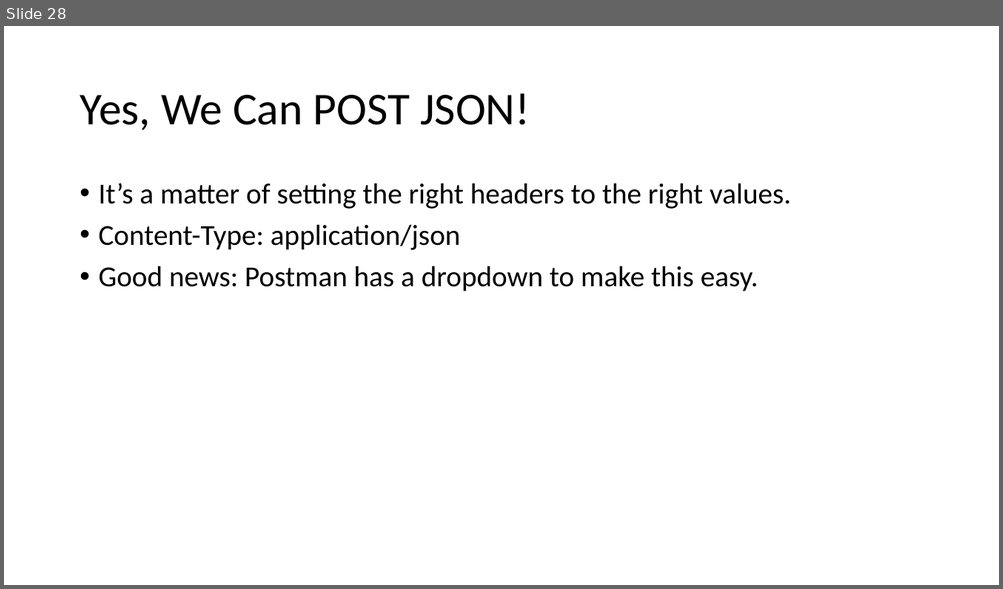
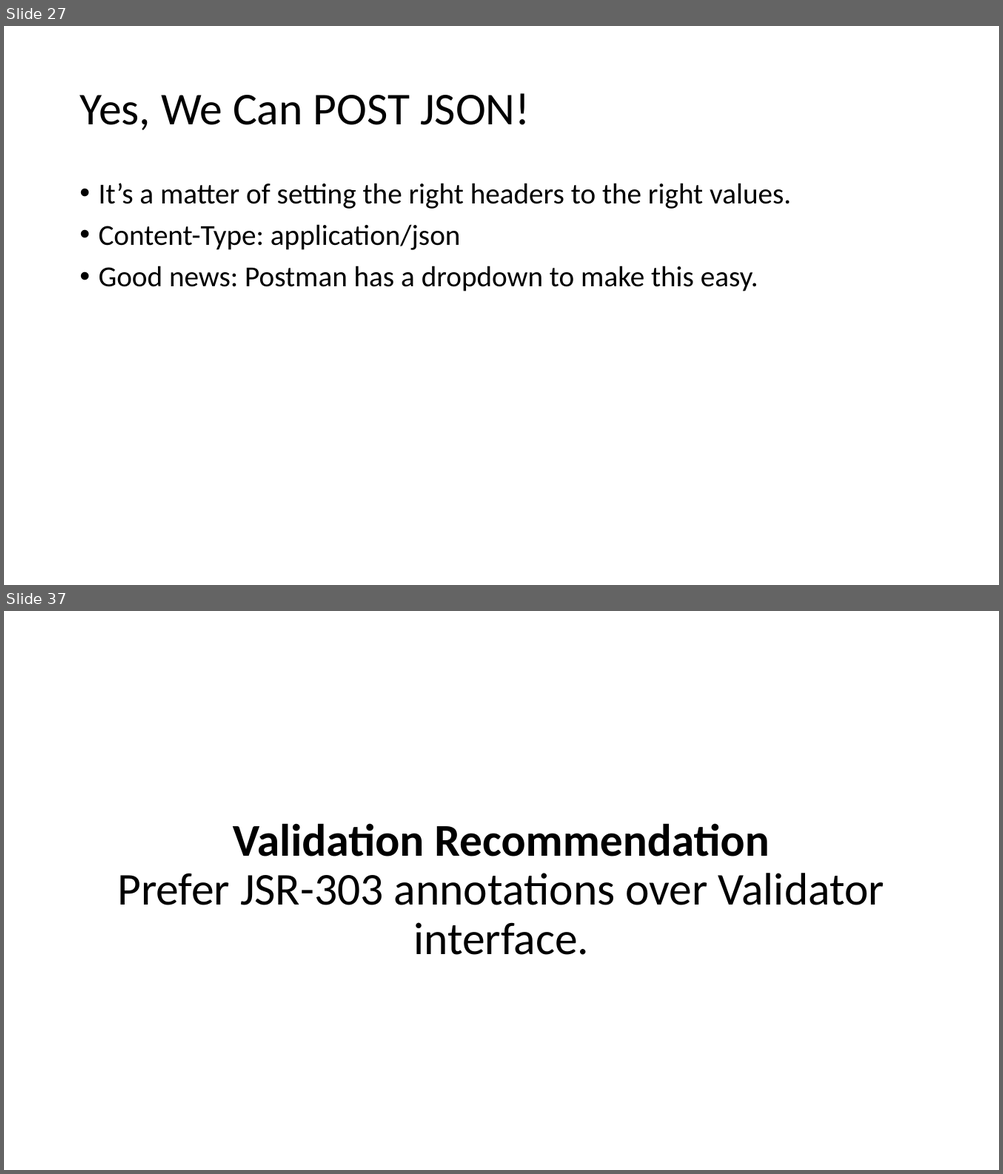
Before and after one commit to ryl/cybr406-2020, a slide deck: files/spring-boot-basics.pptx. Shown one above the other, each under a label of ours: slide 28 before the commit, slides 27 and 37 after it; the slides between them are not shown. The pictures are 1003x589 and 1003x1174 pixels, drawn with LibreOffice and Linux fonts; fonts in the diff are those of the drawing. Boxes give left, top, right and bottom in pixels: in the first picture for what was removed or moved away, otherwise in the second. Text is boxed around its words. In the diff, an @@ line names an element or a change of style, - is before the commit and + after.

```diff
--- a/files/spring-boot-basics.pptx
+++ b/files/spring-boot-basics.pptx
@@ slide 37 added at (4,611,999,1170), background #FFFFFF @@
@@ title added at (117,823,884,955), 44 pt, text #000000 @@
+Validation Recommendation
+Prefer JSR-303 annotations over Validator interface.
@@ what was slide 28 is now slide 27 @@
```
Also in this commit, not shown: 1 slide changed, 8 other slides added.
